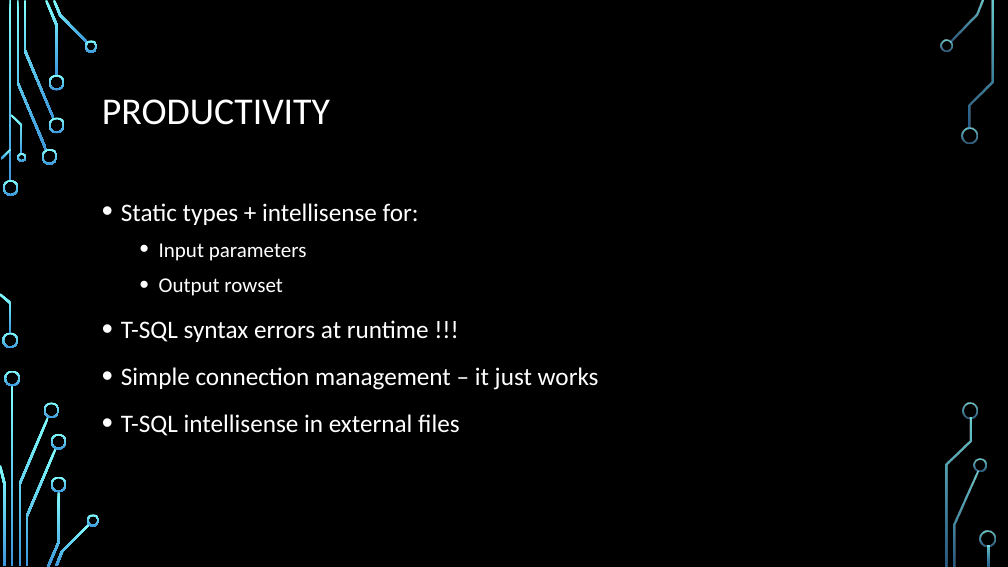
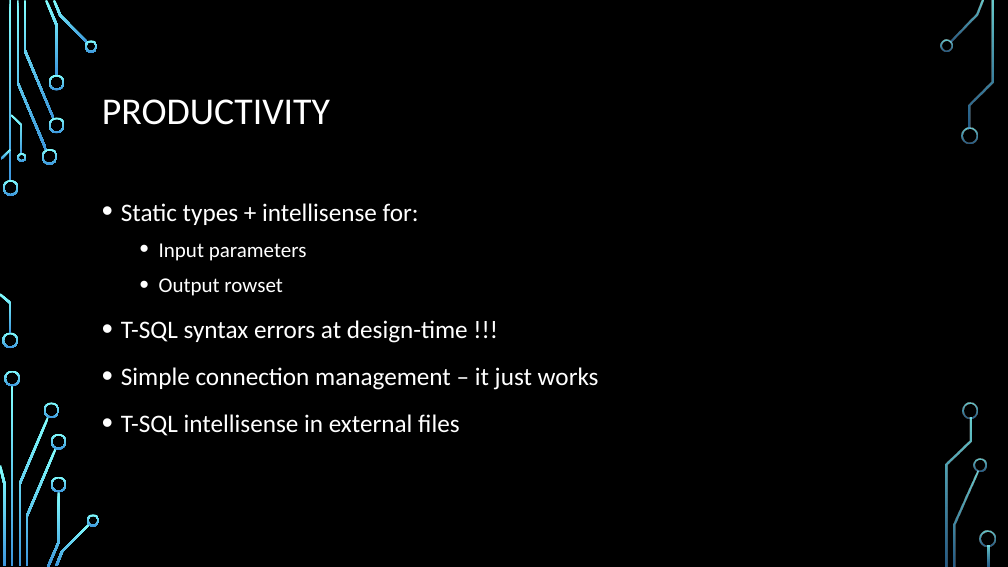
Before and after one commit to dmitry-a-morozov/Presentations, a slide deck: slide 10 of SF FSharp UG. 2015-04-28/slides.pptx. Drawn at 1008x567 pixels with LibreOffice and Linux fonts; fonts in the diff are those of the drawing; background and template pictures are left out. Boxes give left, top, right and bottom in pixels: in the first picture for what was removed or moved away, otherwise in the second. Text is boxed around its words. In the diff, an @@ line names an element or a change of style, - is before the commit and + after.

Commit message:
minor

```diff
--- a/SF FSharp UG. 2015-04-28/slides.pptx
+++ b/SF FSharp UG. 2015-04-28/slides.pptx
@@ text at (121, 320, 468, 343): text changed @@
-• T-SQL syntax errors at runtime !!!
+• T-SQL syntax errors at design-time !!!
```
Also in this commit, not shown: 1 other slide changed.
